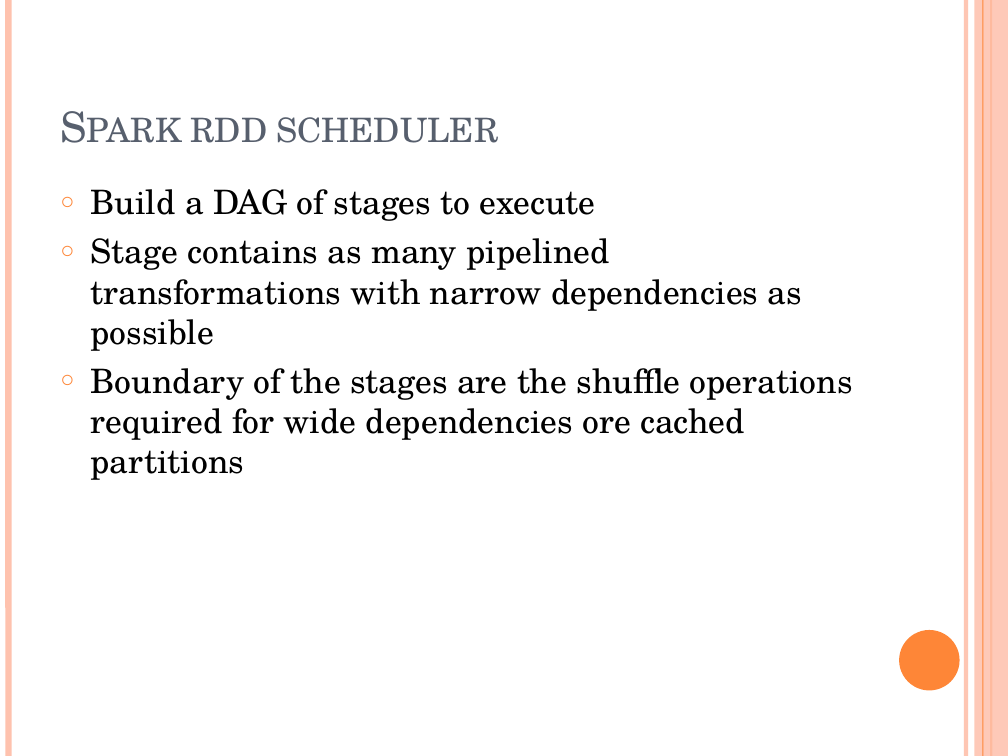
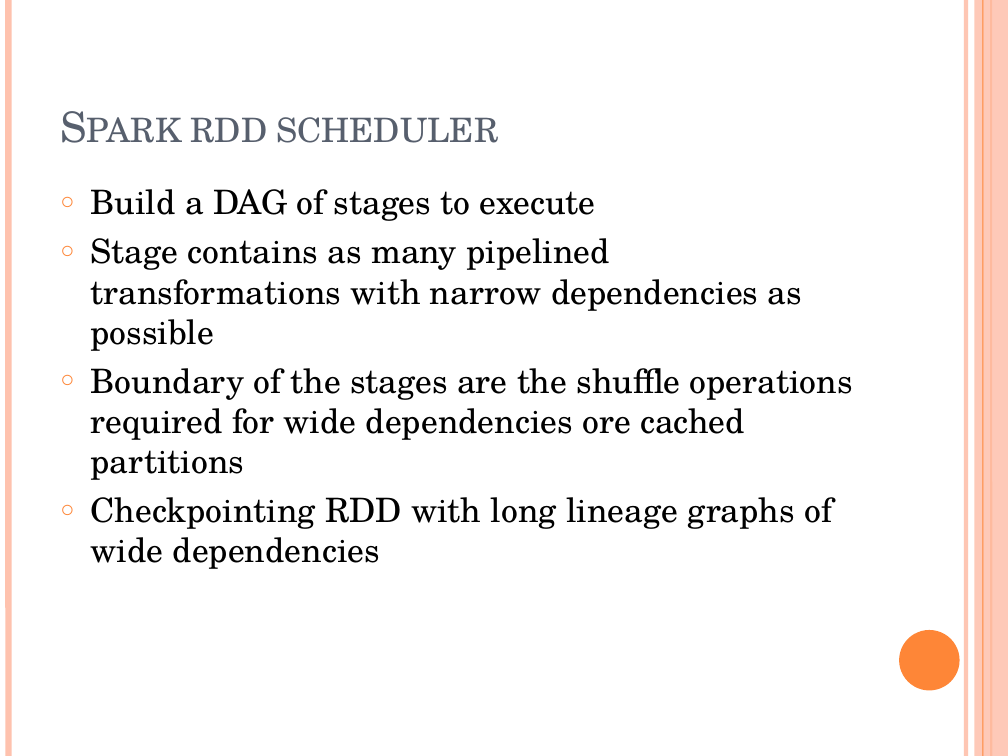
Before and after one commit to snowman1985/mypractice, a slide deck: slide 8 of Spark_学习分享.pptx (slide 7 before the commit). Drawn at 1008x756 pixels with LibreOffice and Linux fonts; fonts in the diff are those of the drawing. Boxes give left, top, right and bottom in pixels: in the first picture for what was removed or moved away, otherwise in the second. Text is boxed around its words. In the diff, an @@ line names an element or a change of style, - is before the commit and + after.

Commit message:
spark learning ppt update

```diff
--- a/Spark_学习分享.pptx
+++ b/Spark_学习分享.pptx
@@ text at [91,497,832,569]: paragraph added @@
+○ Checkpointing RDD with long lineage graphs of wide dependencies
```
Also in this commit, not shown: 1 other slide changed, 4 slides added.
